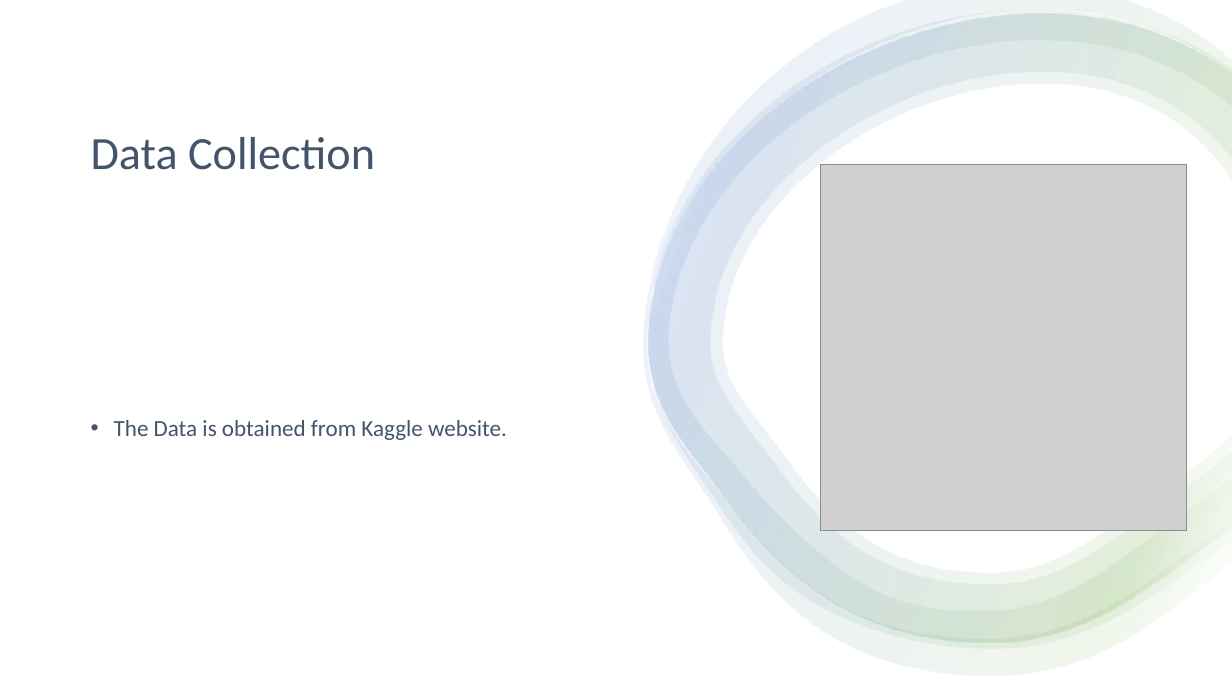
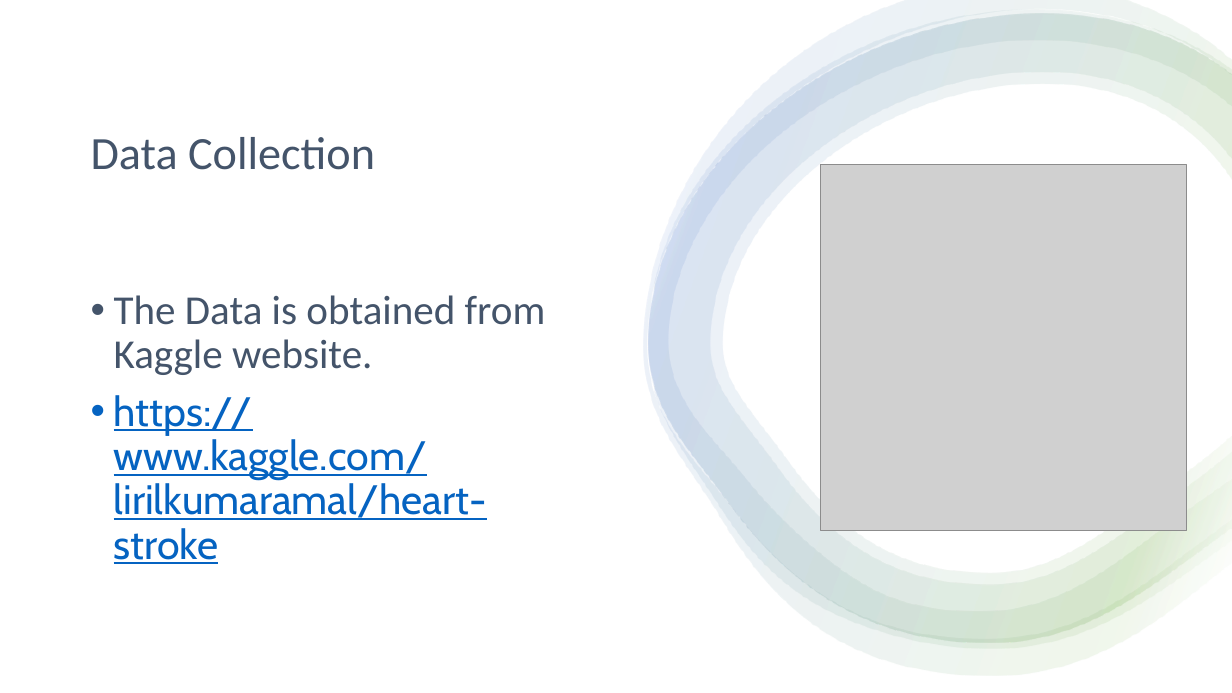
Before and after one commit to dudyalasaisumanth/bigdataproject, a slide deck: slide 6 of presentation.pptx (slide 5 before the commit). Drawn at 1232x693 pixels with LibreOffice and Linux fonts; fonts in the diff are those of the drawing; grey boxes stand for pictures. Boxes give left, top, right and bottom in pixels: in the first picture for what was removed or moved away, otherwise in the second. Text is boxed around its words. In the diff, an @@ line names an element or a change of style, - is before the commit and + after.

```diff
--- a/presentation.pptx
+++ b/presentation.pptx
@@ text at [114, 295, 546, 375]: size 18 to 32 pt in "The Data is obtained from Kaggle website." @@
@@ text at [114, 395, 487, 564]: paragraph added @@
+• https://www.kaggle.com/lirilkumaramal/heart-stroke
```
Also in this commit, not shown: 9 other slides changed, 6 slides added, 2 slides removed, 12 other files.
